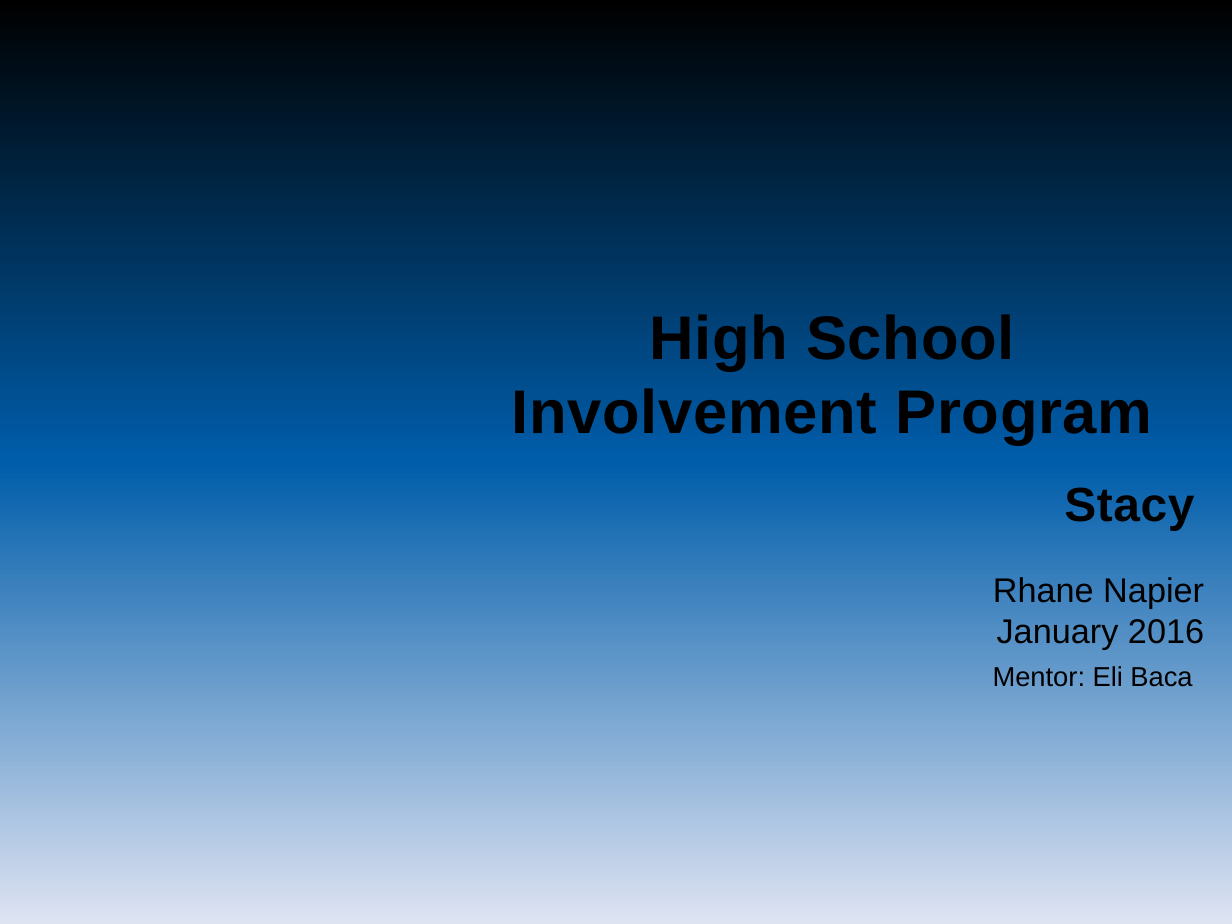
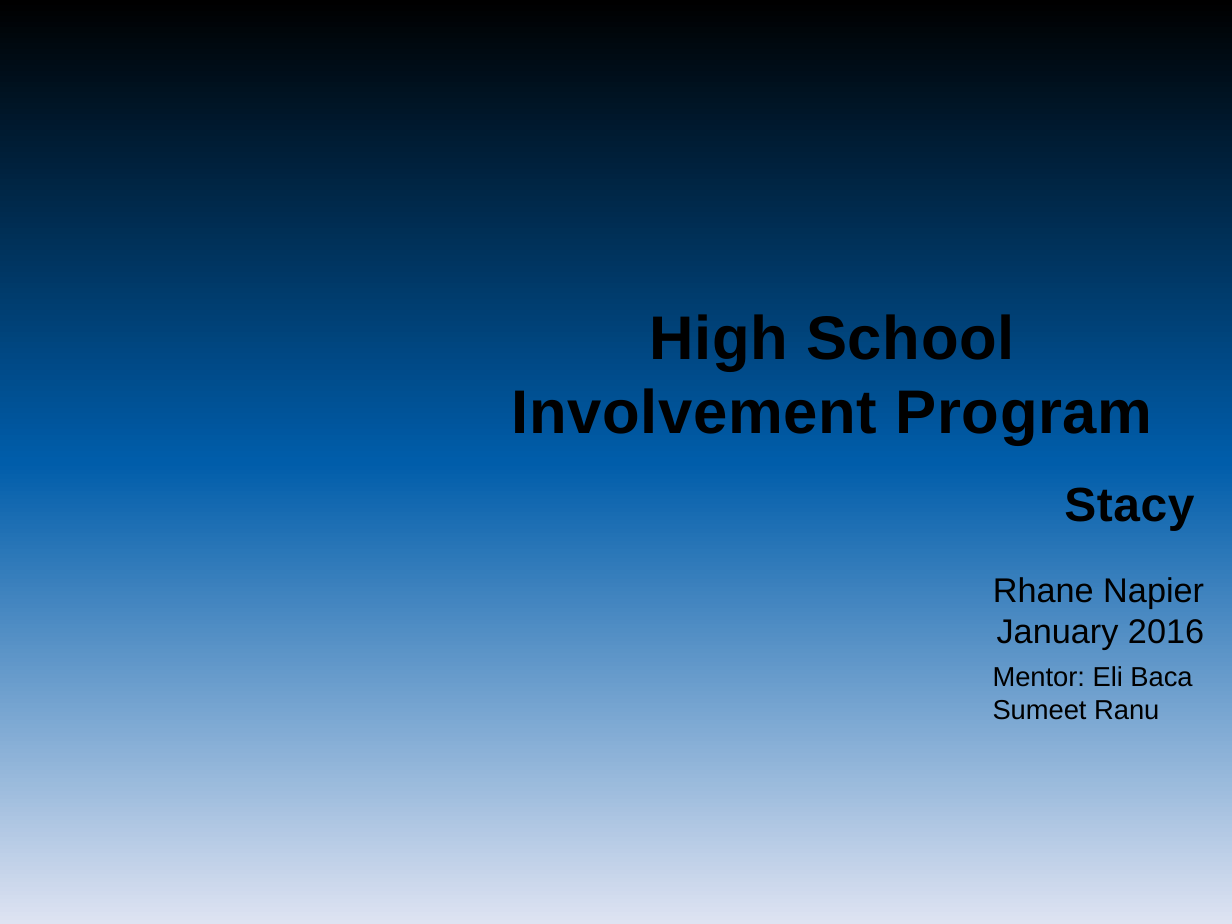
Before and after one commit to elisabethpbaca/hive-repo, a slide deck: slide 1 of hip_briefing_templatev1.pptx. Drawn at 1232x924 pixels with LibreOffice and Linux fonts; fonts in the diff are those of the drawing; background and template pictures are left out. Boxes give left, top, right and bottom in pixels: in the first picture for what was removed or moved away, otherwise in the second. Text is boxed around its words. In the diff, an @@ line names an element or a change of style, - is before the commit and + after.

```diff
--- a/hip_briefing_templatev1.pptx
+++ b/hip_briefing_templatev1.pptx
@@ text at [993, 700, 1159, 720]: paragraph added @@
+Sumeet Ranu
```
Also in this commit, not shown: 4 other files.
